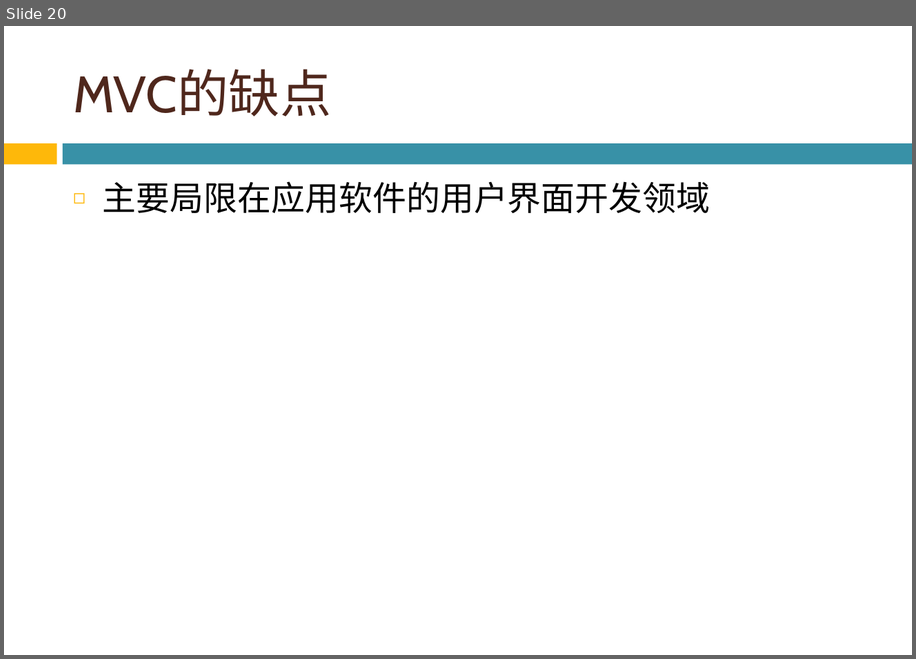
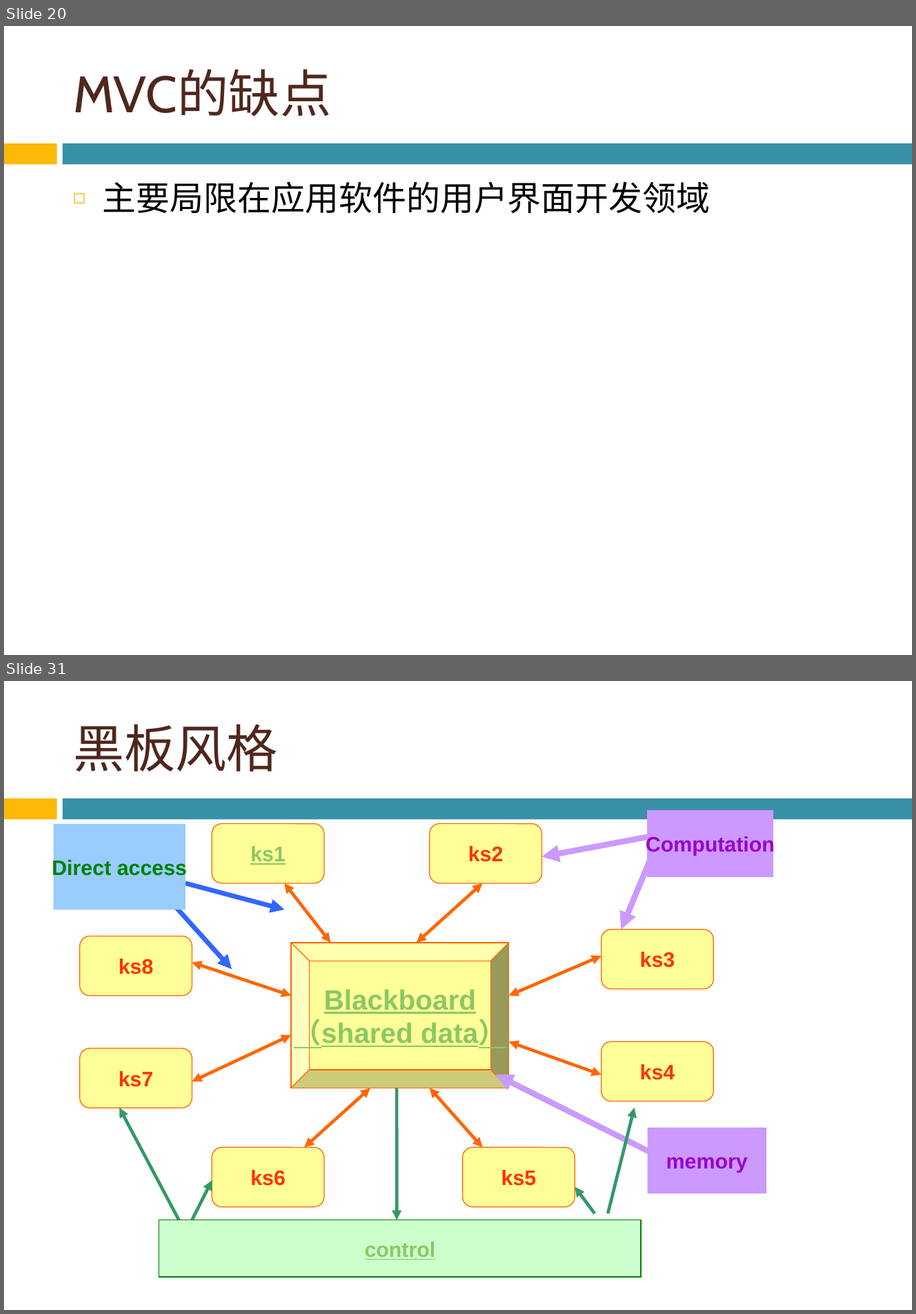
Before and after one commit to bonkboykz/jz81.github.io, a slide deck: course/smt/LectureNotes/(Spring2016)Lecture5.pptx. Shown one above the other, each under a label of ours: slide 20 before the commit, slides 20 and 31 after it; the slides between them are not shown. The pictures are 916x659 and 916x1314 pixels, drawn with LibreOffice and Linux fonts; fonts in the diff are those of the drawing; background and template pictures are left out. Boxes give left, top, right and bottom in pixels: in the first picture for what was removed or moved away, otherwise in the second. Text is boxed around its words. In the diff, an @@ line names an element or a change of style, - is before the commit and + after.

Commit message:
lecture 5

```diff
--- a/course/smt/LectureNotes/(Spring2016)Lecture5.pptx
+++ b/course/smt/LectureNotes/(Spring2016)Lecture5.pptx
@@ slide 31 added at box(4, 681, 912, 1310), background picture (left out); not listed: 2 template elements that a slide beside it also shows @@
@@ title added at box(73, 724, 278, 771), 44 pt, text #4F271C @@
+黑板风格
@@ rectangle added at box(54, 824, 185, 909), fill #99CCFF, 18 pt, text #008000, bold @@
+Direct access
@@ rounded rectangle added at box(212, 824, 324, 883), fill #FFFF99, outline #FF6600 0.75 pt, 18 pt, text #8DC765, bold, underline @@
+ks1
@@ rounded rectangle added at box(430, 824, 542, 883), fill #FFFF99, outline #FF6600 0.75 pt, 18 pt, text #FF3300, bold @@
+ks2
@@ rectangle added at box(648, 811, 774, 877), fill #CC99FF, outline #CC99FF 0.75 pt, 18 pt, text #9900CC, bold @@
+Computation
@@ arrow added from (648, 837) to (542, 857), #CC99FF 5 pt @@
@@ arrow added from (655, 850) to (621, 929), #CC99FF 5 pt @@
@@ arrow added from (185, 883) to (285, 910), #3366FF 4 pt @@
@@ arrow added from (172, 903) to (232, 969), #3366FF 4 pt @@
@@ rounded rectangle added at box(79, 936, 192, 996), fill #FFFF99, outline #FF6600 0.75 pt, 18 pt, text #FF3300, bold @@
+ks8
@@ bevel added at box(292, 943, 510, 1087), fill #FFFF99, outline #FF6600 0.75 pt, 24 pt, text #8DC765, bold, underline @@
+Blackboard
+（shared data）
@@ rounded rectangle added at box(602, 929, 714, 989), fill #FFFF99, outline #FF6600 0.75 pt, 18 pt, text #FF3300, bold @@
+ks3
@@ rounded rectangle added at box(79, 1048, 192, 1108), fill #FFFF99, outline #FF6600 0.75 pt, 18 pt, text #FF3300, bold @@
+ks7
@@ group added at box(192, 883, 602, 1147): 8 double arrows @@
@@ rounded rectangle added at box(602, 1042, 714, 1101), fill #FFFF99, outline #FF6600 0.75 pt, 18 pt, text #FF3300, bold @@
+ks4
@@ arrow added from (397, 1087) to (397, 1220), #339966 2.75 pt @@
@@ arrow added from (655, 1154) to (496, 1074), #CC99FF 5 pt @@
@@ rectangle added at box(648, 1127, 767, 1193), fill #CC99FF, 18 pt, text #9900CC, bold @@
+memory
@@ rounded rectangle added at box(212, 1147, 324, 1207), fill #FFFF99, outline #FF6600 0.75 pt, 18 pt, text #FF3300, bold @@
+ks6
@@ rounded rectangle added at box(463, 1147, 575, 1207), fill #FFFF99, outline #FF6600 0.75 pt, 18 pt, text #FF3300, bold @@
+ks5
@@ group added at box(120, 1108, 635, 1220): 4 arrows @@
@@ rectangle added at box(159, 1220, 642, 1277), fill #CCFFCC, outline #008000 0.75 pt, 18 pt, text #8DC765, bold, underline @@
+control
```
Also in this commit, not shown: 25 other slides added, 2 other files.
